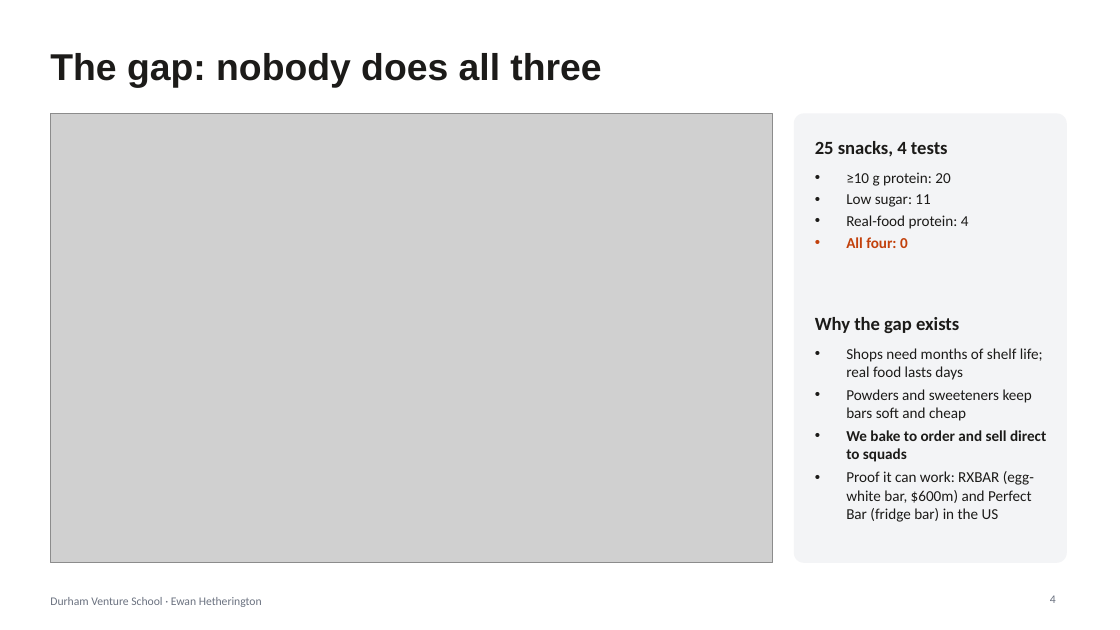
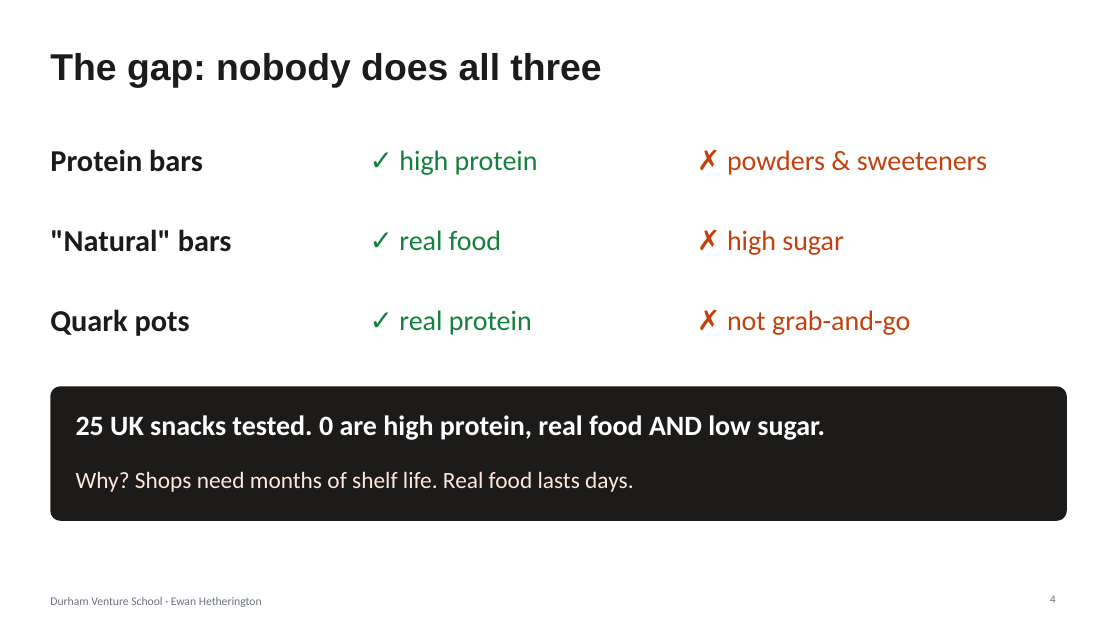
Before and after one commit to ewanh2005-alt/Ewan, a slide deck: slide 4 of 09-pitch/pitch-deck.pptx. Drawn at 1120x630 pixels with LibreOffice and Linux fonts; fonts in the diff are those of the drawing; grey boxes stand for pictures. Boxes give left, top, right and bottom in pixels: in the first picture for what was removed or moved away, otherwise in the second. Text is boxed around its words. In the diff, an @@ line names an element or a change of style, - is before the commit and + after.

```diff
--- a/09-pitch/pitch-deck.pptx
+++ b/09-pitch/pitch-deck.pptx
@@ picture removed at [50,113,773,563] @@
@@ rounded rectangle removed at [794,113,1067,563] @@
@@ text added at [50,149,203,172], 26 pt, text #1C1B19, bold @@
+Protein bars
@@ text added at [399,150,538,175], 24 pt, text #15803D @@
+✓ high protein
@@ text at [727,150,987,175]: text changed; size 16 to 24 pt; text colour #1C1B19 to #C2410C; bold off @@
-25 snacks, 4 tests
+✗ powders & sweeteners
@@ text removed at [846,172,969,248] @@
-• ≥10 g protein: 20
-• Low sugar: 11
-• Real-food protein: 4
-• All four: 0
@@ text added at [50,229,232,252], 26 pt, text #1C1B19, bold @@
+"Natural" bars
@@ text added at [399,230,501,251], 24 pt, text #15803D @@
+✓ real food
@@ text added at [727,230,843,255], 24 pt, text #C2410C @@
+✗ high sugar
@@ text added at [50,309,190,336], 26 pt, text #1C1B19, bold @@
+Quark pots
@@ text added at [399,310,532,335], 24 pt, text #15803D @@
+✓ real protein
@@ text added at [727,310,910,335], 24 pt, text #C2410C @@
+✗ not grab-and-go
@@ text removed at [815,317,959,333] @@
-Why the gap exists
@@ text removed at [846,348,1046,522] @@
-• Shops need months of shelf life; real food lasts days
-• Powders and sweeteners keep bars soft and cheap
-• We bake to order and sell direct to squads
-• Proof it can work: RXBAR (egg-white bar, $600m) and Perfect Bar (fridge bar) in the US
@@ rounded rectangle added at [50,386,1067,521], fill #1C1B19 @@
@@ text added at [76,415,825,440], 24 pt, text #FFFFFF, bold @@
+25 UK snacks tested. 0 are high protein, real food AND low sugar.
@@ text added at [76,471,633,492], 20 pt, text #FDE7DC @@
+Why? Shops need months of shelf life. Real food lasts days.
```
Also in this commit, not shown: 3 other slides changed, 1 slide added, 1 slide removed, 2 other files.
